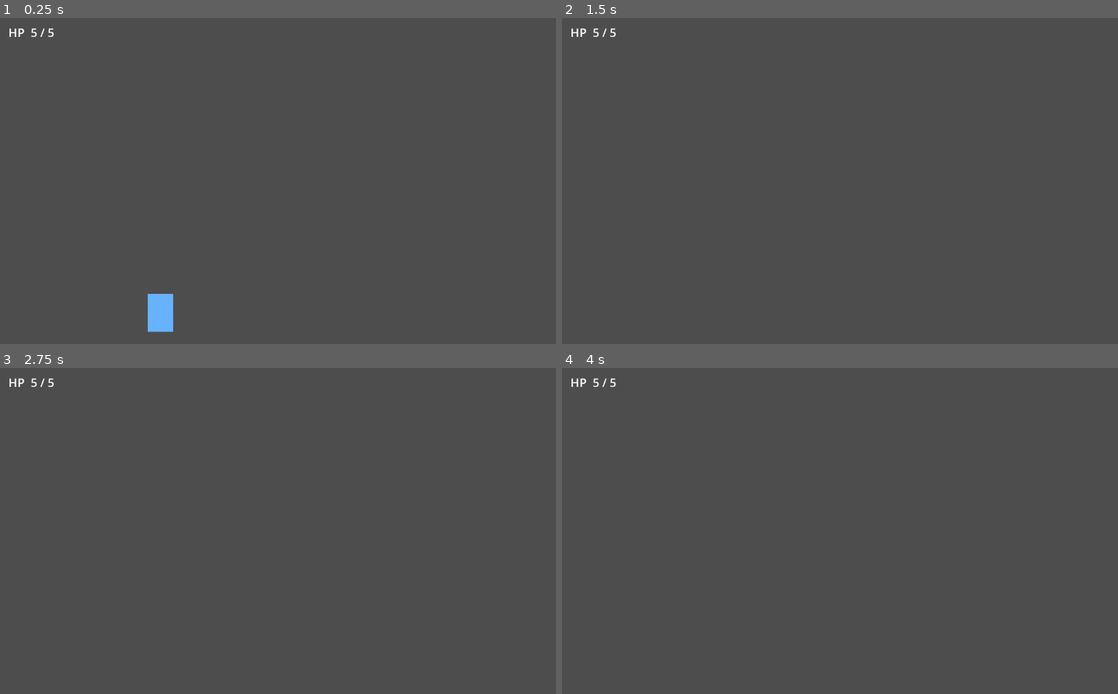
Above: before the commit, frames 1-4 (two rows, left to right).
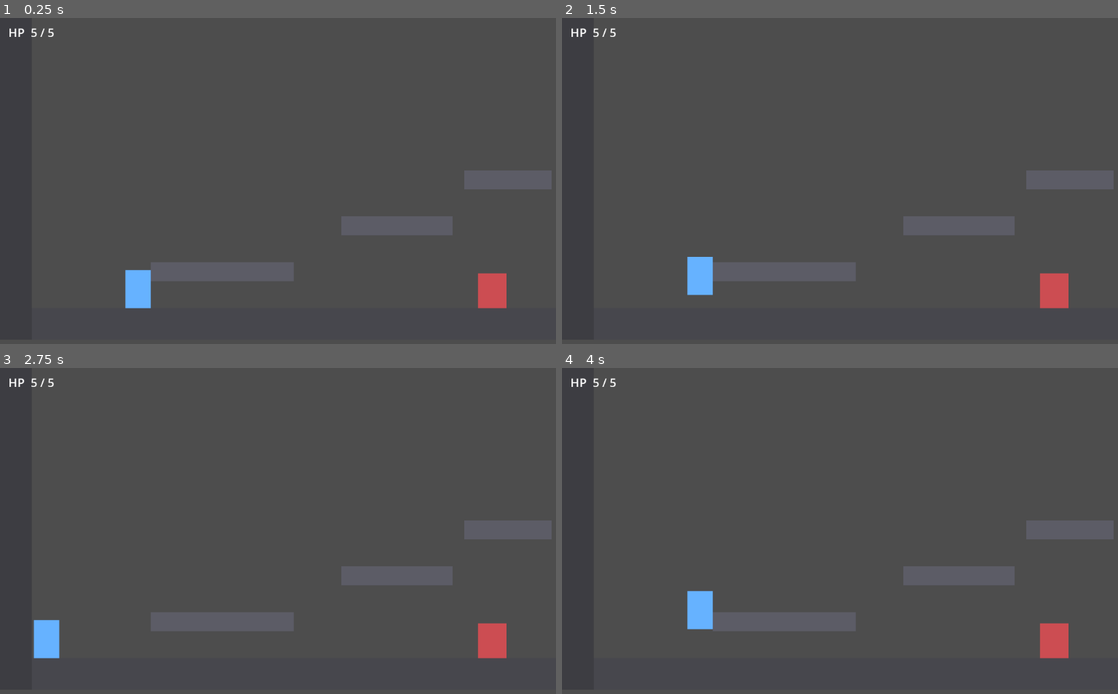
Above: after the commit, the same moments.

Repository: TrittoG/austral
Game: Godot game, scene res://scenes/main.tscn
Same seed, same stepped clock (60 frames per second), same inputs: the game is played once before the commit and once after it.
Inputs:
- Up to frame 1 (0.25 s): no input
- Up to frame 2 (1.5 s): hold D (move_right) from 0.53 s (still down); tap J (attack) at 0.6 s; tap Space (jump) at 0.77 s; tap Shift (dash) at 1.35 s
- Up to frame 3 (2.75 s): tap Space (jump) at 1.52 s; release D (move_right) at 2.03 s; hold A (move_left) from 2.03 s (still down); hold S (look_down) from 2.03 s (still down)
- Up to frame 4 (4 s): release A (move_left) at 2.78 s; release S (look_down) at 2.78 s; hold D (move_right) from 2.78 s (still down); tap W (look_up) at 2.85 s; tap Space (jump) at 3.02, 3.77 s; tap J (attack) at 3.6 s

The runs differ from the first frame. In frame 1, 5.0% of the frame differs, in the area x 22-100%, y 46-97%; in frame 2, 4.5%; in frame 3, 4.5%; in frame 4, 4.5%.
Error before the commit: Parse Error: Cannot infer the type of "door" variable because the value doesn't have a set type. (res://scripts/room_manager.gd:73)

Commit message:
Fix: tipo explicito en _find_spawn (find_child sobre Variant)
current_room es sin tipo, asi que := no puede inferir el retorno de
find_child. Se tipan door y spawn como Node.

Co-Authored-By: Claude Opus 4.8 <noreply@anthropic.com>

Diff:
--- a/scripts/room_manager.gd
+++ b/scripts/room_manager.gd
@@ -70,10 +70,10 @@
 # cae al "DefaultSpawn" de la sala. Último recurso: el origen.
 func _find_spawn(door_name: String) -> Vector2:
 	if door_name != "":
-		var door := current_room.find_child(door_name, true, false)
+		var door: Node = current_room.find_child(door_name, true, false)
 		if door != null and door.has_node("Entry"):
 			return (door.get_node("Entry") as Node2D).global_position
-	var spawn := current_room.find_child("DefaultSpawn", true, false)
+	var spawn: Node = current_room.find_child("DefaultSpawn", true, false)
 	if spawn != null:
 		return (spawn as Node2D).global_position
 	return Vector2.ZERO
Not shown: 1 places in scenes/main.tscn that only renumber resources
Not shown, added: scripts/room.gd.uid
Not shown, added: scripts/room_manager.gd.uid
Not shown, added: scripts/room_transition.gd.uid
